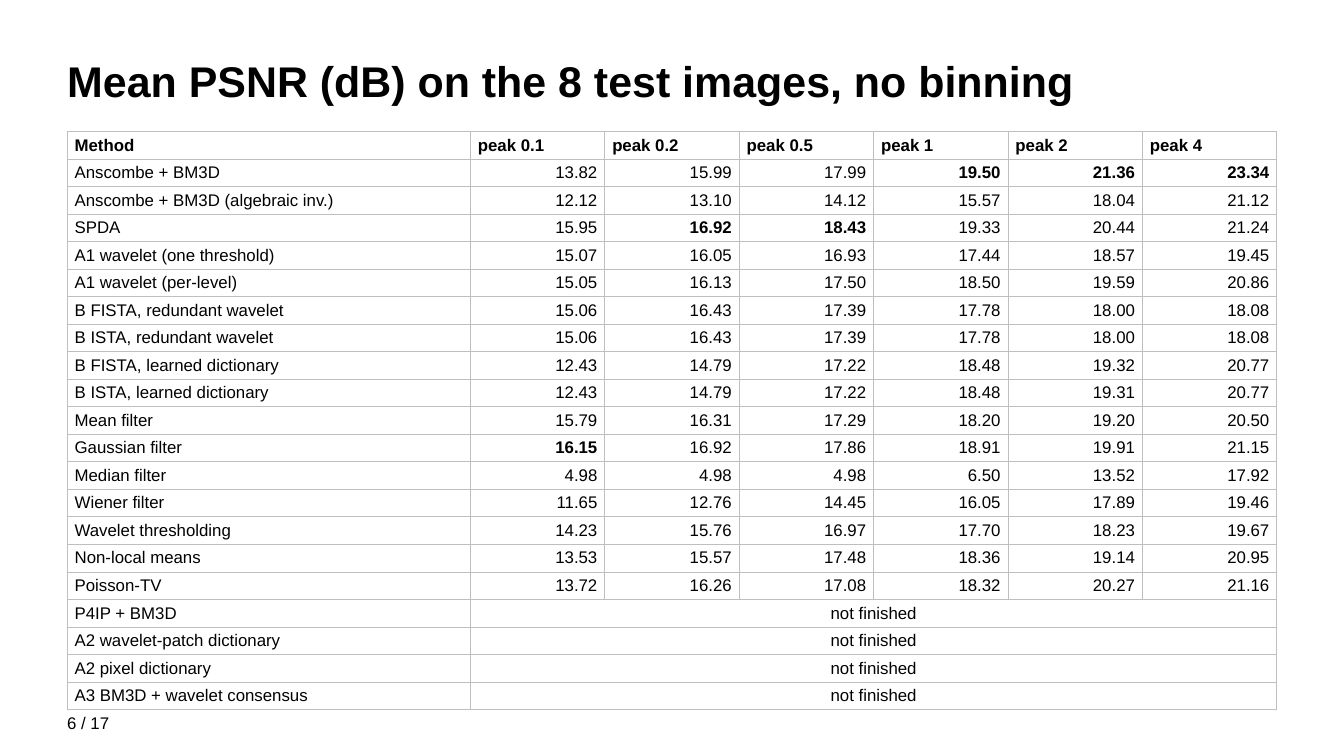
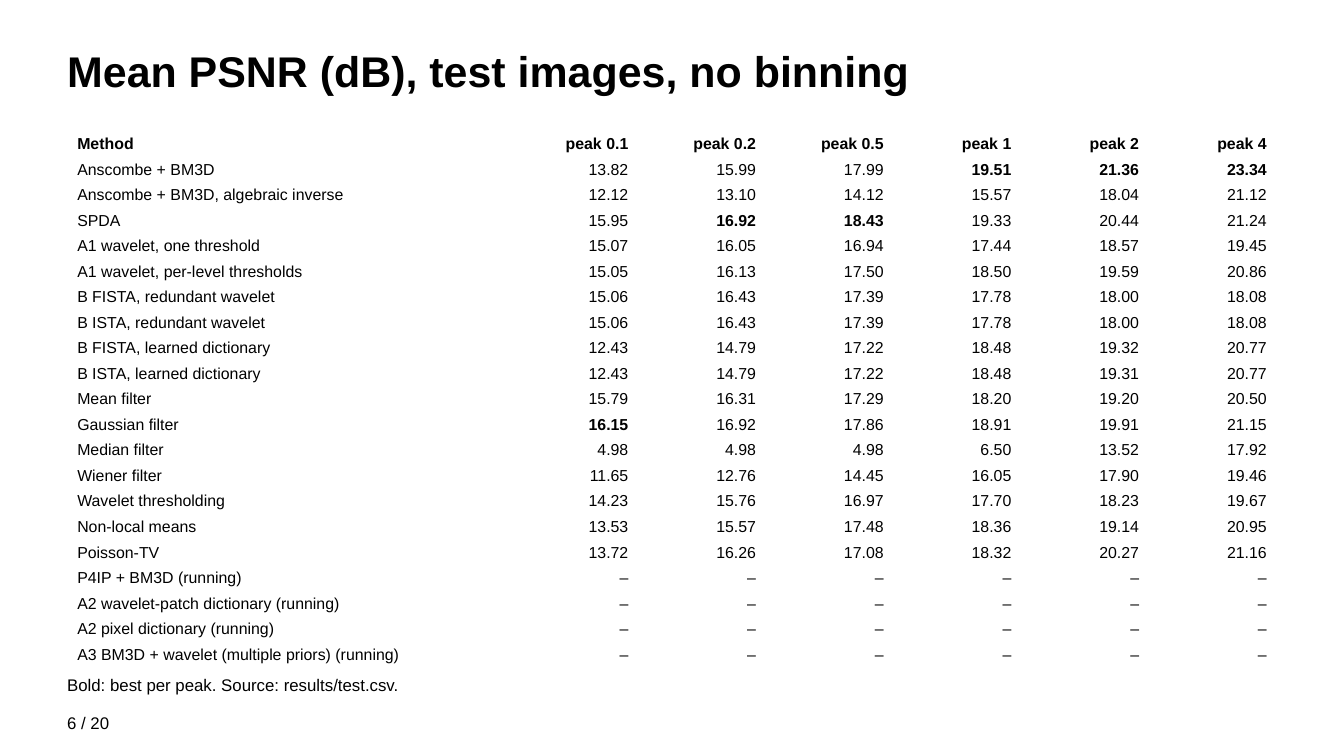
Before and after one commit to tarantulass/EE779-Poisson-Denoising, a slide deck: slide 6 of output/EE779_results.pptx. Drawn at 1344x756 pixels with LibreOffice and Linux fonts; fonts in the diff are those of the drawing. Boxes give left, top, right and bottom in pixels: in the first picture for what was removed or moved away, otherwise in the second. Text is boxed around its words. In the diff, an @@ line names an element or a change of style, - is before the commit and + after.

```diff
--- a/output/EE779_results.pptx
+++ b/output/EE779_results.pptx
@@ text at (x1=67, y1=56, x2=909, y2=95): text changed @@
-Mean PSNR (dB) on the 8 test images, no binning
+Mean PSNR (dB), test images, no binning
@@ text "Mean PSNR (dB), test images, ..." at (x1=67, y1=56, x2=909, y2=95): vertical alignment middle to top @@
@@ table at (x1=67, y1=132, x2=1277, y2=668) @@
-row 2, column 5: 19.50
+row 2, column 5: 19.51
-row 3, column 1: Anscombe + BM3D (algebraic inv.)
+row 3, column 1: Anscombe + BM3D, algebraic inverse
-row 5, column 1: A1 wavelet (one threshold)
+row 5, column 1: A1 wavelet, one threshold
-row 5, column 4: 16.93
+row 5, column 4: 16.94
-row 6, column 1: A1 wavelet (per-level)
+row 6, column 1: A1 wavelet, per-level thresholds
-row 14, column 6: 17.89
+row 14, column 6: 17.90
-row 18: P4IP + BM3D | not finished |  |  |  |  | 
+row 18: P4IP + BM3D (running) | – | – | – | – | – | –
-row 19: A2 wavelet-patch dictionary | not finished |  |  |  |  | 
+row 19: A2 wavelet-patch dictionary (running) | – | – | – | – | – | –
-row 20: A2 pixel dictionary | not finished |  |  |  |  | 
+row 20: A2 pixel dictionary (running) | – | – | – | – | – | –
-row 21: A3 BM3D + wavelet consensus | not finished |  |  |  |  | 
+row 21: A3 BM3D + wavelet (multiple priors) (running) | – | – | – | – | – | –
@@ fill none to #FFFFFF in 127 cells @@
@@ size 9 to 8.5 pt in "Method", "peak 0.1", "peak 0.2", "peak 0.5" and 109 more places @@
@@ alignment left to right @@
@@ borders changed @@
@@ text added at (x1=67, y1=678, x2=399, y2=695), 9 pt, text #000000 @@
+Bold: best per peak. Source: results/test.csv.
@@ text at (x1=67, y1=717, x2=109, y2=729): text changed @@
-6 / 17
+6 / 20
```
Also in this commit, not shown: 14 other slides changed, 5 slides added, 2 slides removed, 2 other files.
